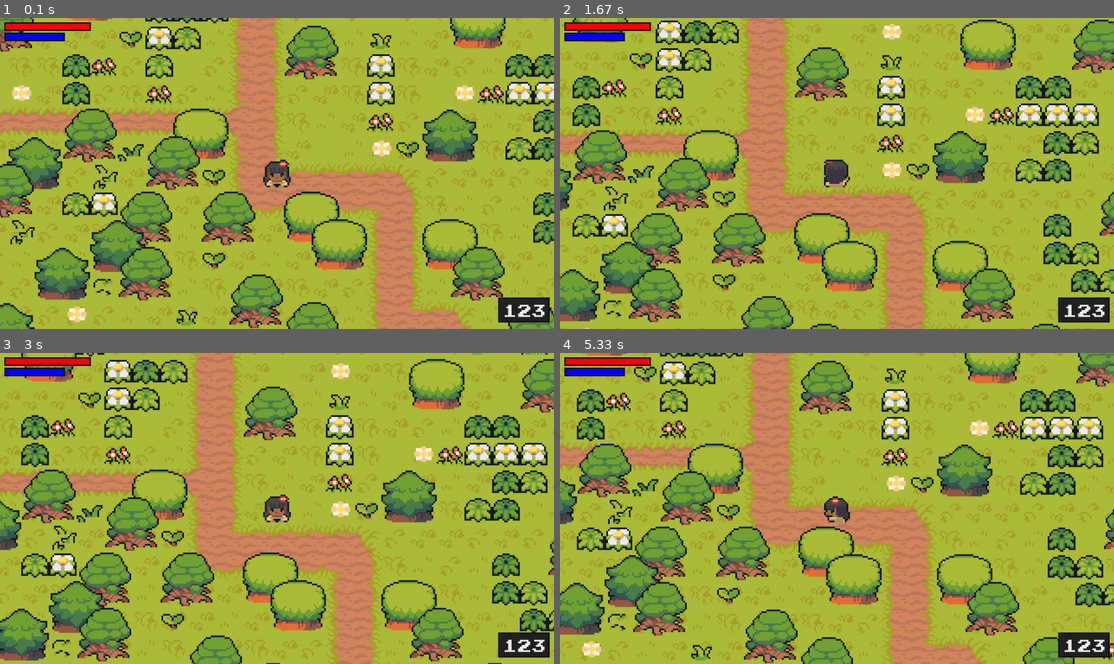
Above: before the commit, frames 1-4 (two rows, left to right).
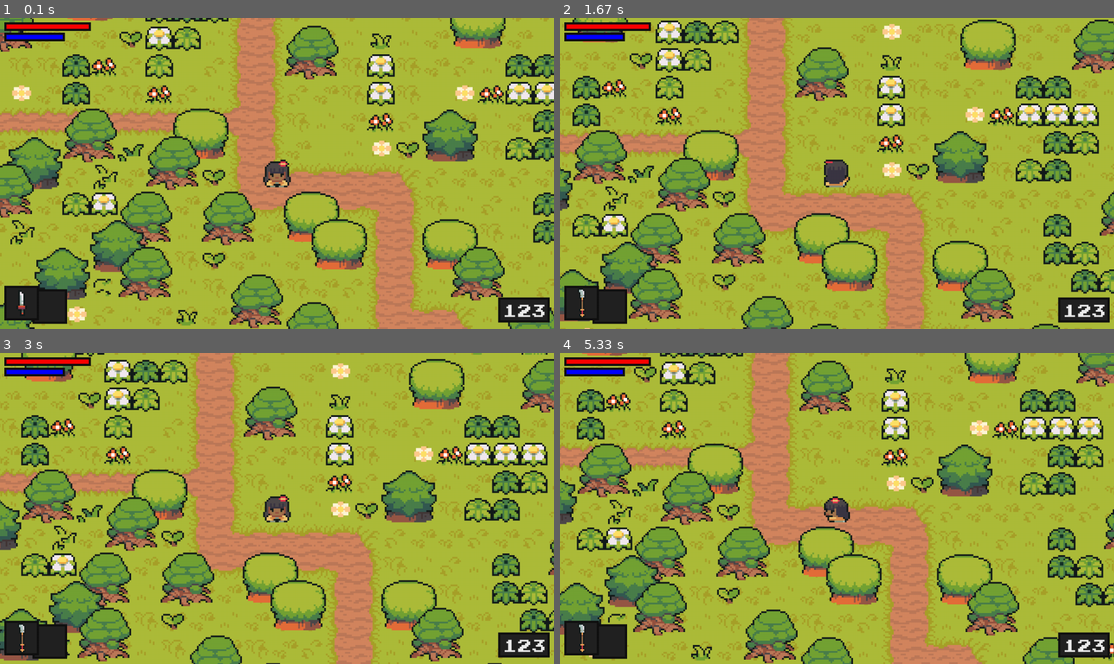
Above: after the commit, the same moments.

Repository: PaoloGuglie/Clear_Code_Tutorials
Game: pygame game, started from Zelda-like in Python/code/main.py
Two runs of this game, one before a commit and one after it. Both use one fixed random seed, a clock stepped at 60 frames per second and the inputs below.
Inputs:
- Up to frame 1 (0.1 s): no input
- Up to frame 2 (1.67 s): tap Q at 0.33 s; tap Space at 0.67 s; hold Right 1-1.47 s; hold Up from 1.5 s (still down)
- Up to frame 3 (3 s): release Up at 1.8 s; hold Right 1.83-2.3 s; hold Left 2.33-2.87 s; hold Down from 2.9 s (still down)
- Up to frame 4 (5.33 s): release Down at 3.2 s; hold Left 3.23-3.63 s; hold Up 3.67-4.03 s; hold Right 4.07-4.7 s; hold Down 4.73-5.1 s; hold Left from 5.13 s (still down)

The runs differ from the first frame. In frame 1, 1.5% of the frame differs, in the area x 0-17%, y 1-99%; in frame 2, 1.4%; in frame 3, 1.4%; in frame 4, 1.5%.

Commit message:
Added magic selection box.

Diff:
--- a/Zelda-like in Python/code/player.py
+++ b/Zelda-like in Python/code/player.py
@@ -36,6 +36,9 @@
         self.can_switch_weapon = True
         self.weapon_switch_time = None
         self.switch_duration_cooldown = 200
+
+        # Magic
+        self.can_switch_magic = True
 
         # Stats
         self.stats = {
--- a/Zelda-like in Python/code/ui.py
+++ b/Zelda-like in Python/code/ui.py
@@ -14,6 +14,9 @@
         self.health_bar_rect = pygame.Rect(10, 10, HEALTH_BAR_WIDTH, BAR_HEIGHT)
         self.energy_bar_rect = pygame.Rect(10, 34, ENERGY_BAR_WIDTH, BAR_HEIGHT)
 
+        # Convert weapon dictionary
+        self.weapon_graphics = [pygame.image.load(i['graphic']).convert_alpha() for i in weapon_data.values()]
+
     def show_bar(self, current_amount, max_amount, bg_rect, color):
 
         # Draw background
@@ -29,7 +32,8 @@
 
         # Draw bar
         pygame.draw.rect(self.display_surface, color, current_rect)
-        pygame.draw.rect(self.display_surface, UI_BORDER_COLOR, bg_rect, 3)
+        # bar border
+        pygame.draw.rect(self.display_surface, UI_BORDER_COLOR, bg_rect, 5)
 
     def show_exp(self, exp):
         # rect
@@ -40,21 +44,53 @@
         # background
         pygame.draw.rect(self.display_surface, UI_BG_COLOR, text_rect.inflate(20, 10))
         # background frame
-        pygame.draw.rect(self.display_surface, UI_BORDER_COLOR, text_rect.inflate(20, 10), 3)
+        pygame.draw.rect(self.display_surface, UI_BORDER_COLOR, text_rect.inflate(20, 10), 5)
         # text
         self.display_surface.blit(text_surface, text_rect)
 
+    def selection_box(self, left, top, has_switched):
+        bg_rect = pygame.Rect(left, top, ITEM_BOX_SIZE, ITEM_BOX_SIZE)
+        pygame.draw.rect(self.display_surface, UI_BG_COLOR, bg_rect)
+        # box bordes styles
+        if has_switched:
+            pygame.draw.rect(self.display_surface, UI_BORDER_COLOR_ACTIVE, bg_rect, 5)
+
+        else:
+            pygame.draw.rect(self.display_surface, UI_BORDER_COLOR, bg_rect, 5)
+
+        return bg_rect
+
+    def weapon_overlay(self, weapon_index, has_switched):
+        bg_rect = self.selection_box(10, 620, has_switched)
+
+        # Weapon
+        weapon_surface = self.weapon_graphics[weapon_index]
+        weapon_rect = weapon_surface.get_rect(center=bg_rect.center)
+
+        self.display_surface.blit(weapon_surface, weapon_rect)
+
+    def magic_overlay(self, has_switched):
+        bg_rect = self.selection_box(75, 628, has_switched)
+
+        # Magic
+
     def display(self, player):
+        # health bar
         self.show_bar(
             player.health,
             player.stats['health'],
             self.health_bar_rect,
             HEALTH_COLOR
         )
+        # energy bar
         self.show_bar(
             player.energy,
             player.stats['energy'],
             self.energy_bar_rect,
             ENERGY_COLOR
         )
+        # exp count
         self.show_exp(player.exp)
+        # selection boxes
+        self.magic_overlay(not player.can_switch_magic)
+        self.weapon_overlay(player.weapon_index, not player.can_switch_weapon)
